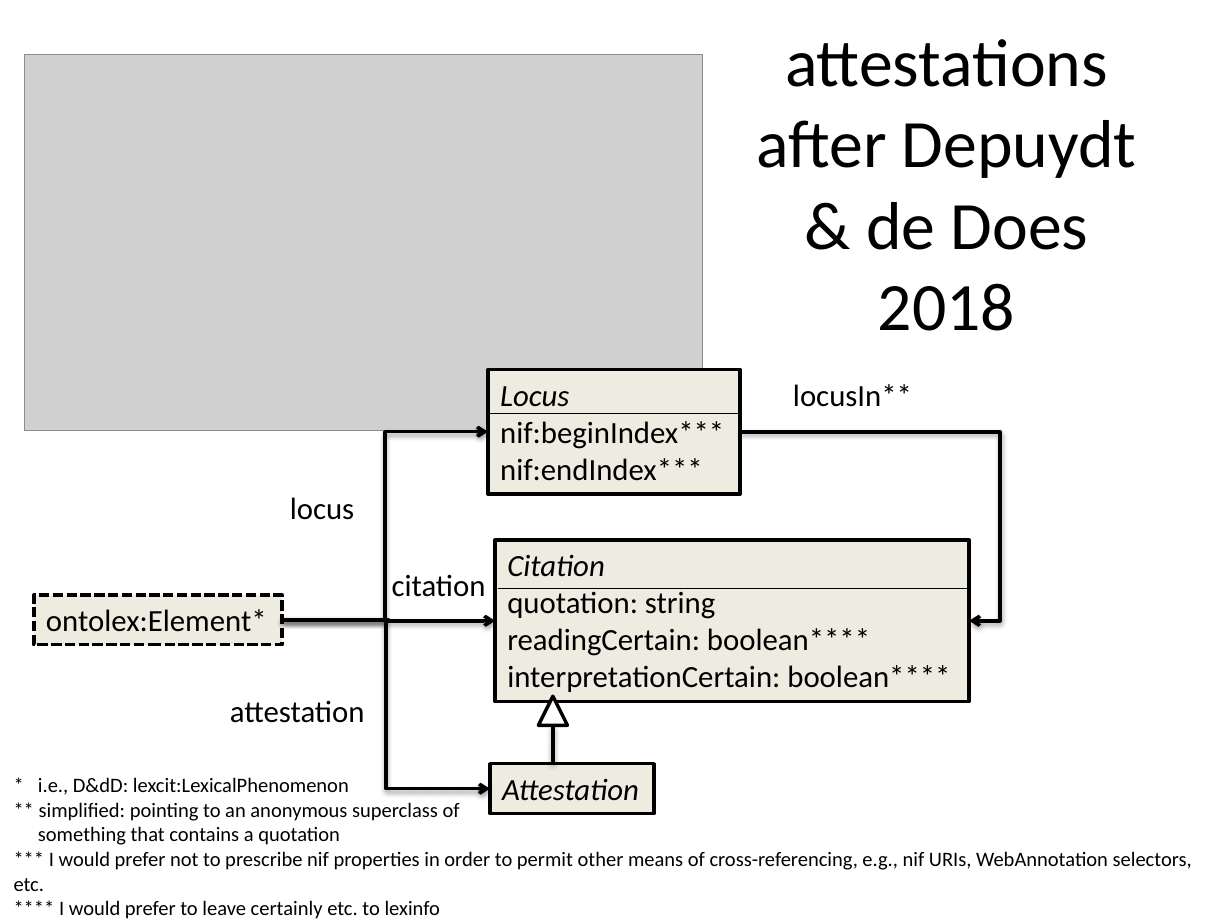
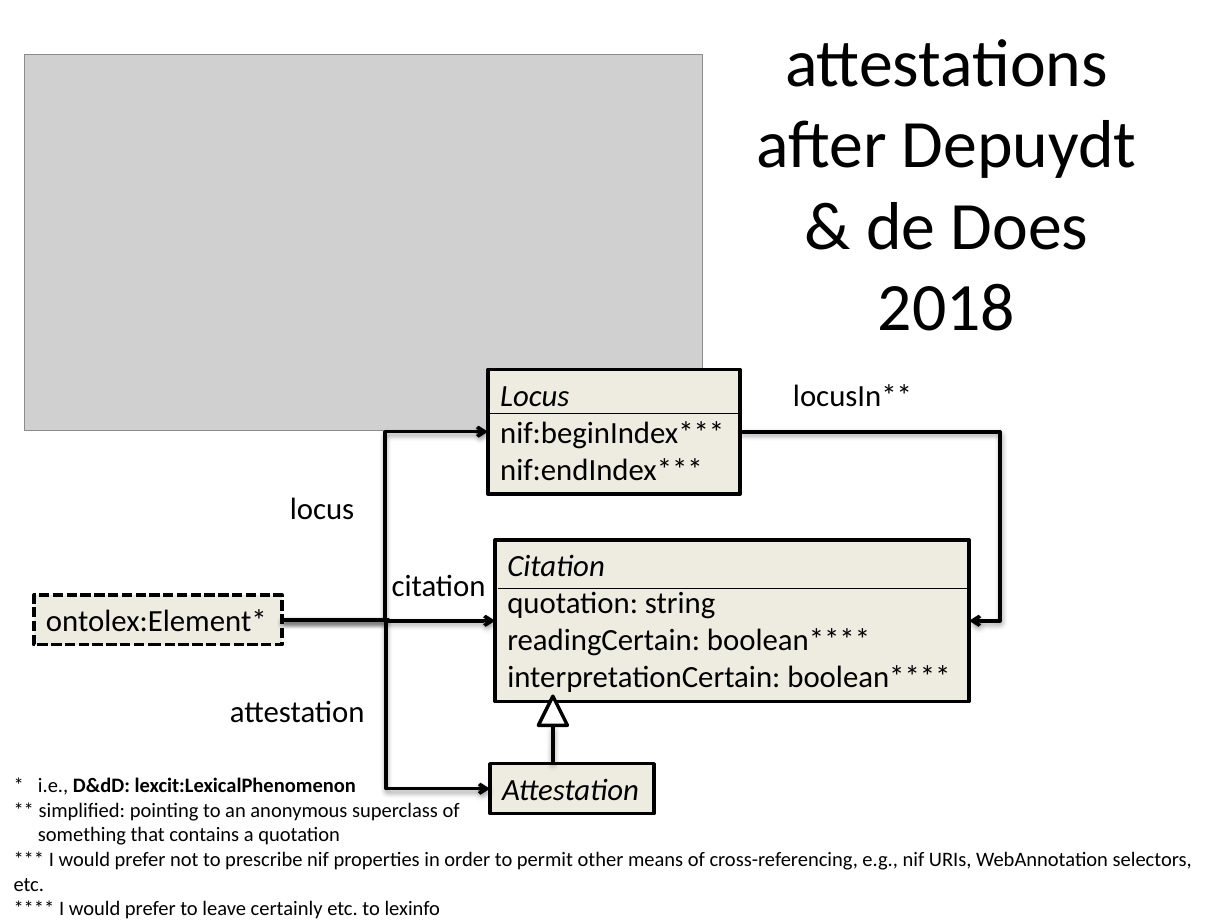
Before and after one commit to ontolex/frequency-attestation-corpus-information, a slide deck: slide 22 of doc/ontolex-f2f-leipzig-may2019.pptx. Drawn at 1232x924 pixels with LibreOffice and Linux fonts; fonts in the diff are those of the drawing; grey boxes stand for pictures. Boxes give left, top, right and bottom in pixels: in the first picture for what was removed or moved away, otherwise in the second. Text is boxed around its words. In the diff, an @@ line names an element or a change of style, - is before the commit and + after.

```diff
--- a/doc/ontolex-f2f-leipzig-may2019.pptx
+++ b/doc/ontolex-f2f-leipzig-may2019.pptx
@@ text at box(38, 777, 356, 795): bold on in "D&dD: lexcit:LexicalPhenomenon" @@
```
Also in this commit, not shown: 6 other slides changed.
